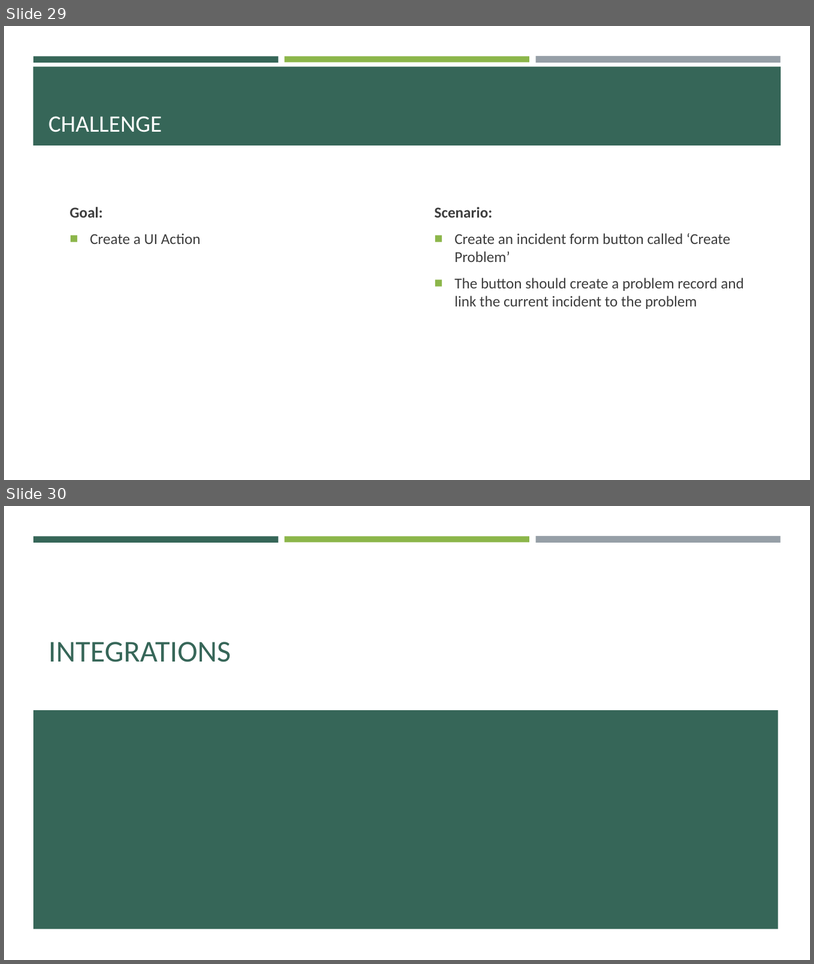
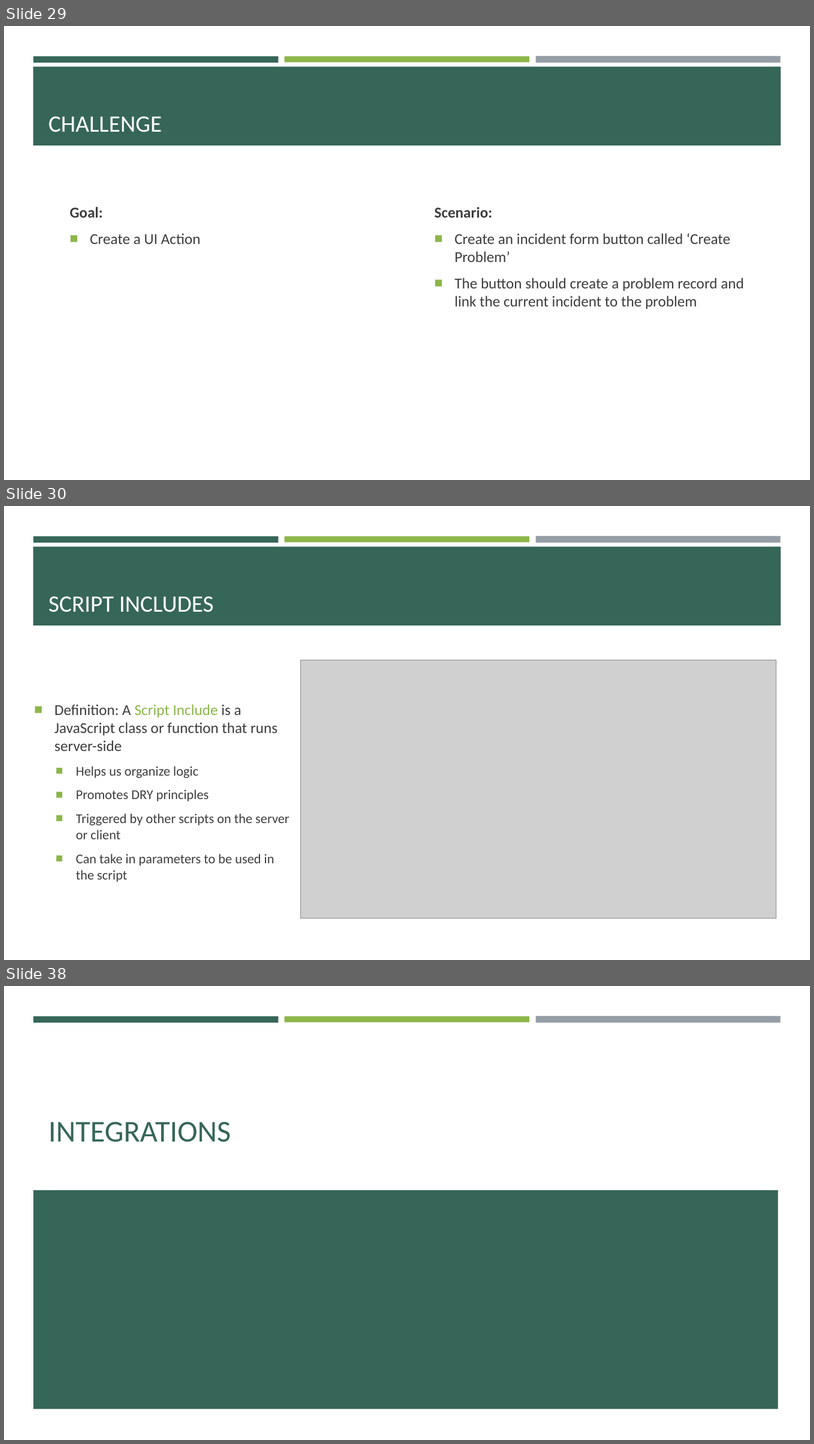
Before and after one commit to e-m-wilson/SNOW, a slide deck: Week_6/Data_Migration_&_Integration.pptx. Shown one above the other, each under a label of ours: slides 29 and 30 before the commit, slides 29, 30 and 38 after it; the slides between them are not shown. The pictures are 814x964 and 814x1444 pixels, drawn with LibreOffice and Linux fonts; fonts in the diff are those of the drawing; grey boxes stand for pictures. Boxes give left, top, right and bottom in pixels: in the first picture for what was removed or moved away, otherwise in the second. Text is boxed around its words. In the diff, an @@ line names an element or a change of style, - is before the commit and + after.

```diff
--- a/Week_6/Data_Migration_&_Integration.pptx
+++ b/Week_6/Data_Migration_&_Integration.pptx
@@ slide 30 added at [4, 506, 810, 960], background #FFFFFF; not listed: 4 template elements that a slide beside it also shows @@
@@ title added at [48, 596, 214, 612], 28 pt, text #FFFFFF @@
+SCRIPT INCLUDES
@@ picture added at [300, 660, 777, 918] @@
@@ text added at [54, 704, 290, 882], 16 pt, text #3D3D3D @@
+■ Definition: A Script Include is a JavaScript class or function that runs server-side
+  ■ Helps us organize logic
+  ■ Promotes DRY principles
+  ■ Triggered by other scripts on the server or client
+  ■ Can take in parameters to be used in the script
@@ what was slide 30 is now slide 38 @@
```
Also in this commit, not shown: 7 other slides added.
